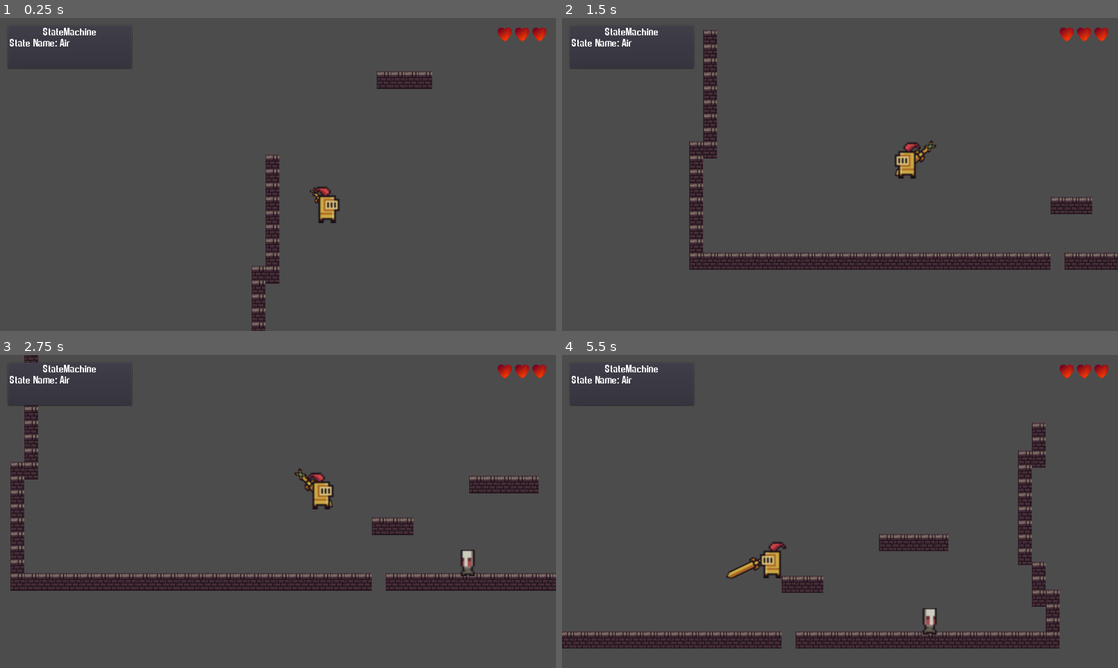
Above: before the commit, frames 1-4 (two rows, left to right).
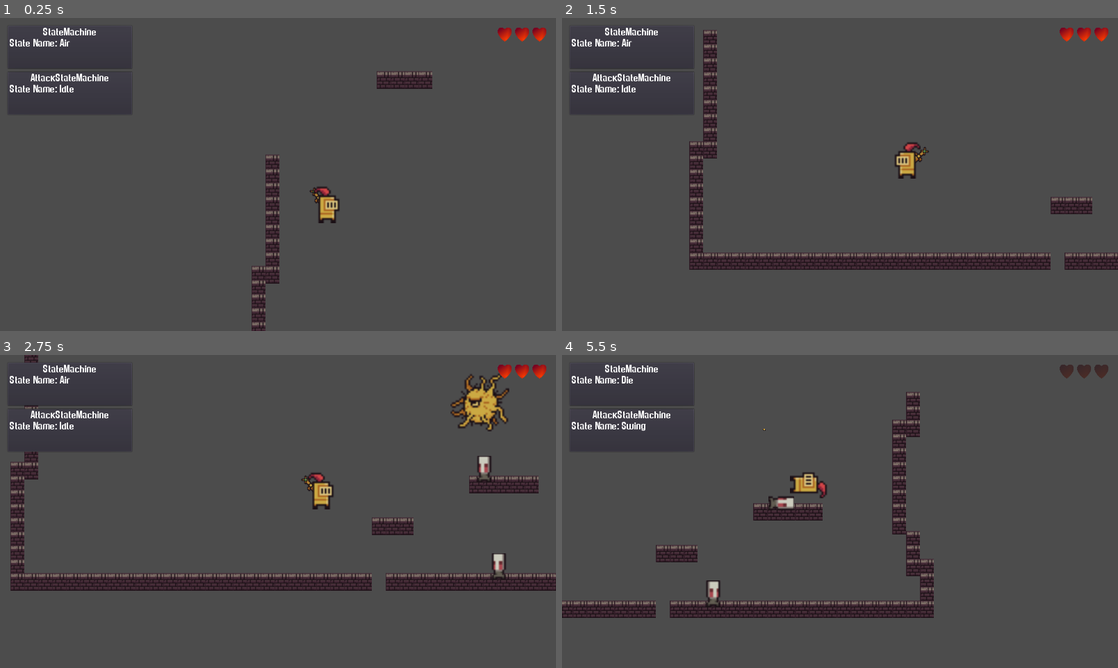
Above: after the commit, the same moments.

Repository: gregpennefather/jingle-game-jam-entry-2019
Game: Godot game, scene res://Scenes/DungeonScene.tscn
Same seed, same stepped clock (60 frames per second), same inputs: the game is played once before the commit and once after it.
Inputs (mouse positions are in pixels of both pictures, inside the frame that each line leads up to):
- Up to frame 1 (0.25 s): no input
- Up to frame 2 (1.5 s): move the mouse to (962, 158) at 0.52 s; press the mouse at (962, 158) at 0.53 s; hold D (move_right) 0.53-1.28 s; tap W (jump) at 0.77, 0.8, 1.07, 1.35 s; move the mouse to (728, 190) at 1.27 s; release the mouse at (728, 190) at 1.28 s; hold Left (move_left) from 1.28 s (still down)
- Up to frame 3 (2.75 s): tap W (jump) at 1.52, 1.82, 2.3 s; click (166, 527) at 1.55 s; move the mouse to (333, 442) at 2.02 s; release Left (move_left) at 2.03 s; press the mouse at (333, 442) at 2.03 s; hold D (move_right) from 2.03 s (still down)
- Up to frame 4 (5.5 s): move the mouse to (812, 574) at 2.77 s; release the mouse at (812, 574) at 2.78 s; click (812, 574) at 2.85 s; tap W (jump) at 3.02, 3.32, 4.52, 4.82, 5.3 s; move the mouse to (1006, 558) at 3.52 s; release D (move_right) at 3.53 s; hold W (jump) 3.53-4.28 s; hold Left (move_left) from 3.53 s (still down); move the mouse to (673, 464) at 4.27 s; click (673, 464) at 4.35 s; move the mouse to (867, 511) at 5.02 s; press the mouse at (867, 511) at 5.03 s

The runs differ from the first frame. In frame 1, 0.3% of the frame differs, in the area x 1-20%, y 17-24%; in frame 2, 0.4%; in frame 3, 2.2%; in frame 4, 15%, in the area x 0-99%, y 3-94%.

Commit message:
Turret enemy

Diff:
--- a/Game/AutoLoad/Events.gd
+++ b/Game/AutoLoad/Events.gd
@@ -6,3 +6,4 @@
 signal enemy_hit(enemy)
 signal player_hit(player)
 signal player_died()
+signal player_attack_ended()
--- a/Game/Enemies/Enemy.gd
+++ b/Game/Enemies/Enemy.gd
@@ -2,39 +2,38 @@
 class_name Enemy
 const FLOOR_NORMAL := Vector2.UP
 
-export (float) var SPEED = 5000
+var velocity := Vector2()
+var gravity := 5000
 
 var alive: bool = true
-var velocity = Vector2(-SPEED, 10)
-var gravity := 100
 
 onready var animation_player := get_node("AnimationPlayer")
+onready var despawn_timer := get_node("DespawnTimer")
 
 func _ready() -> void:
 	set_physics_process(false)
 	Events.connect("enemy_hit", self, "_on_hit_by_player")
 
-func _physics_process(delta):
-	print('enemy active')
-	if alive:
-		if is_on_wall() or not $FloorAheadRay.is_colliding():
-			change_facing()
-		velocity.y = move_and_slide(velocity * delta, FLOOR_NORMAL).y
-
 func change_facing() -> void:
 	velocity.x *= -1
 	scale.x *= -1
 
+func face_direction(direction: Vector2) -> void:
+	if sign(direction.x) == -1:
+		scale.x = abs(scale.x)
+	else:
+		scale.x = abs(scale.x) * -1
+
+
 static func _on_hit_by_player(enemy) -> void:
 	enemy.alive = false
 	enemy.animation_player.play("die")
-
-func _on_AnimationPlayer_animation_finished(anim_name: String) -> void:
-	if anim_name == "die":
-		call_deferred("queue_free")
-
+	enemy.despawn_timer.start()
 
 func _on_CollisionArea_body_entered(body):
-	if body.has_method('_on_Player_hit'):
+	if body.has_method('_on_Player_hit') and alive:
 		print('collision')
 		Events.emit_signal("player_hit", body)
+
+func _on_DespawnTimer_timeout():
+	call_deferred("queue_free")
--- /dev/null
+++ b/Game/Enemies/Enemy.tscn
@@ -0,0 +1,27 @@
+[gd_scene load_steps=3 format=2]
+
+[ext_resource path="res://Enemies/Enemy.gd" type="Script" id=1]
+
+[sub_resource type="RectangleShape2D" id=1]
+extents = Vector2( 9.80629, 11.8122 )
+
+[node name="Enemy" type="KinematicBody2D"]
+collision_layer = 4
+collision_mask = 2
+script = ExtResource( 1 )
+
+[node name="VisibilityEnabler2D" type="VisibilityEnabler2D" parent="."]
+process_parent = true
+physics_process_parent = true
+
+[node name="CollisionArea" type="Area2D" parent="."]
+collision_layer = 0
+
+[node name="CollisionShape2D" type="CollisionShape2D" parent="CollisionArea"]
+shape = SubResource( 1 )
+
+[node name="DespawnTimer" type="Timer" parent="."]
+wait_time = 2.0
+one_shot = true
+[connection signal="body_entered" from="CollisionArea" to="." method="_on_CollisionArea_body_entered"]
+[connection signal="timeout" from="DespawnTimer" to="." method="_on_DespawnTimer_timeout"]
--- /dev/null
+++ b/Game/Enemies/PatrollingEnemy/PatrollingEnemy.gd
@@ -0,0 +1,14 @@
+extends Enemy
+export (float) var SPEED = 5000
+
+
+func _ready():
+	._ready()
+	velocity = Vector2(-SPEED, 100)
+
+func _physics_process(delta):
+	if alive:
+		velocity.y += gravity
+		if is_on_wall() or not $FloorAheadRay.is_colliding():
+			change_facing()
+		velocity.y = move_and_slide(velocity * delta, FLOOR_NORMAL).y
--- a/Game/Enemies/BaseEnemy.tscn
+++ b/Game/Enemies/PatrollingEnemy/PatrollingEnemy.tscn
@@ -1,10 +1,11 @@
-[gd_scene load_steps=7 format=2]
+[gd_scene load_steps=8 format=2]
 
-[ext_resource path="res://Enemies/Enemy.gd" type="Script" id=1]
-[ext_resource path="res://Assets/0x72_16x16DungeonTileset.v4.png" type="Texture" id=2]
+[ext_resource path="res://Enemies/Enemy.tscn" type="PackedScene" id=1]
+[ext_resource path="res://Enemies/PatrollingEnemy/PatrollingEnemy.gd" type="Script" id=2]
+[ext_resource path="res://Assets/0x72_16x16DungeonTileset.v4.png" type="Texture" id=3]
 
 [sub_resource type="RectangleShape2D" id=1]
-extents = Vector2( 8.55774, 15.1197 )
+extents = Vector2( 9.80629, 11.8122 )
 
 [sub_resource type="Animation" id=2]
 resource_name = "die"
@@ -51,39 +52,25 @@
 [sub_resource type="Animation" id=4]
 resource_name = "run"
 
-[node name="BaseEnemy" type="KinematicBody2D"]
-collision_layer = 4
-collision_mask = 2
-script = ExtResource( 1 )
+[node name="PatrollingEnemy" instance=ExtResource( 1 )]
+script = ExtResource( 2 )
+SPEED = 3500.0
 
-[node name="CollisionShape2D" type="CollisionShape2D" parent="."]
+[node name="CollisionShape2D" type="CollisionShape2D" parent="." index="0"]
 shape = SubResource( 1 )
 
-[node name="Sprite" type="Sprite" parent="."]
+[node name="Sprite" type="Sprite" parent="." index="3"]
 scale = Vector2( 2, 2 )
-texture = ExtResource( 2 )
+texture = ExtResource( 3 )
 region_enabled = true
 region_rect = Rect2( 32, 144.5, 16, 15 )
 
-[node name="AnimationPlayer" type="AnimationPlayer" parent="."]
+[node name="AnimationPlayer" type="AnimationPlayer" parent="." index="4"]
 anims/die = SubResource( 2 )
 anims/idle = SubResource( 3 )
 anims/run = SubResource( 4 )
 
-[node name="CollisionArea" type="Area2D" parent="."]
-collision_layer = 0
-
-[node name="CollisionShape2D" type="CollisionShape2D" parent="CollisionArea"]
-shape = SubResource( 1 )
-
-[node name="VisibilityEnabler2D" type="VisibilityEnabler2D" parent="."]
-position = Vector2( 0.299782, 4.94637 )
-process_parent = true
-physics_process_parent = true
-
-[node name="FloorAheadRay" type="RayCast2D" parent="."]
+[node name="FloorAheadRay" type="RayCast2D" parent="." index="5"]
 position = Vector2( -10.3424, -0.749451 )
 enabled = true
 collision_mask = 2
-[connection signal="animation_finished" from="AnimationPlayer" to="." method="_on_AnimationPlayer_animation_finished"]
-[connection signal="body_entered" from="CollisionArea" to="." method="_on_CollisionArea_body_entered"]
--- /dev/null
+++ b/Game/Enemies/Turret/TurretEnemy.gd
@@ -0,0 +1,43 @@
+extends Enemy
+
+onready var aim_direction := $AimDirection
+onready var aim_ray := $AimDirection/AimRay
+
+export (PackedScene) var projectile_scene
+
+var target : Player
+var telegraphing_attack := false
+
+func _physics_process(delta):
+	if alive and target != null:
+		var target_direction = global_position.direction_to(target.global_position)
+		face_direction(target_direction)
+		if $AttackRechargeTimer.is_stopped() and not telegraphing_attack:
+			telegaph_attack()
+
+func telegaph_attack():
+	telegraphing_attack = true
+	animation_player.play("attack")
+
+func attack_target() -> void:
+	print('attacking')
+	var projectile = projectile_scene.instance()
+	projectile.global_position = $FirePosition.global_position
+	get_tree().root.add_child(projectile)
+	projectile.start(target)
+	$AttackRechargeTimer.start()
+
+func _on_AggroArea_body_entered(body):
+	if body is Player:
+		target = body
+
+func _on_AggroArea_body_exited(body):
+	if body is Player:
+		target = body
+
+
+func _on_AnimationPlayer_animation_finished(anim_name):
+	if anim_name == "attack":
+		telegraphing_attack = false
+		attack_target()
+		print('attack anim finished')
--- /dev/null
+++ b/Game/Enemies/Turret/TurretEnemy.tscn
@@ -0,0 +1,109 @@
+[gd_scene load_steps=11 format=2]
+
+[ext_resource path="res://Enemies/Enemy.tscn" type="PackedScene" id=1]
+[ext_resource path="res://Assets/0x72_16x16DungeonTileset.v4.png" type="Texture" id=2]
+[ext_resource path="res://Enemies/Turret/TurretEnemy.gd" type="Script" id=3]
+[ext_resource path="res://Enemies/Turret/TurretProjectile.tscn" type="PackedScene" id=4]
+
+[sub_resource type="CircleShape2D" id=1]
+radius = 11.5
+
+[sub_resource type="CircleShape2D" id=2]
+radius = 18.9769
+
+[sub_resource type="CircleShape2D" id=3]
+radius = 200.0
+
+[sub_resource type="Animation" id=5]
+resource_name = "attack"
+length = 0.5
+step = 0.05
+tracks/0/type = "value"
+tracks/0/path = NodePath("Sprite:rotation_degrees")
+tracks/0/interp = 1
+tracks/0/loop_wrap = true
+tracks/0/imported = false
+tracks/0/enabled = true
+tracks/0/keys = {
+"times": PoolRealArray( 0, 0.25, 0.5 ),
+"transitions": PoolRealArray( 1, 1, 1 ),
+"update": 0,
+"values": [ 359.0, 180.0, 0.0 ]
+}
+
+[sub_resource type="Animation" id=6]
+resource_name = "die"
+tracks/0/type = "value"
+tracks/0/path = NodePath("Sprite:scale")
+tracks/0/interp = 1
+tracks/0/loop_wrap = true
+tracks/0/imported = false
+tracks/0/enabled = true
+tracks/0/keys = {
+"times": PoolRealArray( 0, 1 ),
+"transitions": PoolRealArray( 1, 1 ),
+"update": 0,
+"values": [ Vector2( 2, 2 ), Vector2( 0.1, 0.1 ) ]
+}
+
+[sub_resource type="Animation" id=4]
+resource_name = "idle"
+length = 3.0
+loop = true
+tracks/0/type = "value"
+tracks/0/path = NodePath("Sprite:scale")
+tracks/0/interp = 2
+tracks/0/loop_wrap = true
+tracks/0/imported = false
+tracks/0/enabled = true
+tracks/0/keys = {
+"times": PoolRealArray( 0, 1.5, 3 ),
+"transitions": PoolRealArray( 1, 1, 1 ),
+"update": 0,
+"values": [ Vector2( 2, 2 ), Vector2( 2.2, 2.2 ), Vector2( 2, 2 ) ]
+}
+
+[node name="TurretEnemy" index="0" instance=ExtResource( 1 )]
+script = ExtResource( 3 )
+projectile_scene = ExtResource( 4 )
+
+[node name="CollisionShape2D" parent="CollisionArea" index="0"]
+position = Vector2( 0.142395, 1.28156 )
+shape = SubResource( 1 )
+
+[node name="DespawnTimer" parent="." index="2"]
+wait_time = 1.0
+
+[node name="Sprite" type="Sprite" parent="." index="3"]
+rotation = 6.26573
+scale = Vector2( 2, 2 )
+texture = ExtResource( 2 )
+region_enabled = true
+region_rect = Rect2( 160, 176, 32, 32 )
+
+[node name="CollisionShape2D" type="CollisionShape2D" parent="." index="4"]
+position = Vector2( 1.59128, 4.14844 )
+shape = SubResource( 2 )
+
+[node name="AggroArea" type="Area2D" parent="." index="5"]
+visible = false
+collision_layer = 0
+
+[node name="CollisionShape2D" type="CollisionShape2D" parent="AggroArea" index="0"]
+shape = SubResource( 3 )
+
+[node name="FirePosition" type="Position2D" parent="." index="6"]
+position = Vector2( -16.6591, 0 )
+
+[node name="AttackRechargeTimer" type="Timer" parent="." index="7"]
+wait_time = 5.0
+one_shot = true
+
+[node name="AnimationPlayer" type="AnimationPlayer" parent="." index="8"]
+autoplay = "idle"
+anims/attack = SubResource( 5 )
+anims/die = SubResource( 6 )
+anims/idle = SubResource( 4 )
+[connection signal="body_entered" from="AggroArea" to="." method="_on_AggroArea_body_entered"]
+[connection signal="body_exited" from="AggroArea" to="." method="_on_AggroArea_body_exited"]
+[connection signal="animation_finished" from="AnimationPlayer" to="." method="_on_AnimationPlayer_animation_finished"]
--- /dev/null
+++ b/Game/Enemies/Turret/TurretProjectile.gd
@@ -0,0 +1,40 @@
+extends Area2D
+
+export var speed = 450
+export var steer_force = 50.0
+
+var velocity = Vector2.ZERO
+var acceleration = Vector2.ZERO
+var target = null
+
+func start(_target):
+	target = _target
+	velocity = (target.position - position).normalized() * speed
+
+func seek():
+	var steer = Vector2.ZERO
+	if target:
+		var desired = (target.position - position).normalized() * speed
+		steer = (desired - velocity).normalized() * steer_force
+	return steer
+
+func _physics_process(delta):
+	acceleration += seek()
+	velocity += acceleration * delta
+	velocity = velocity.clamped(speed)
+	face_direction(velocity)
+	position += velocity * delta
+
+func face_direction(direction: Vector2) -> void:
+	if sign(direction.x) == -1:
+		scale.x = abs(scale.x)
+	else:
+		scale.x = abs(scale.x) * -1
+
+func _on_TurretProjectile_body_entered(body):
+	if body is Player:
+		Events.emit_signal("player_hit", body)
+	queue_free()
+
+func _on_DeathTimer_timeout():
+	queue_free()
--- /dev/null
+++ b/Game/Enemies/Turret/TurretProjectile.tscn
@@ -0,0 +1,32 @@
+[gd_scene load_steps=4 format=2]
+
+[ext_resource path="res://Assets/0x72_16x16DungeonTileset.v4.png" type="Texture" id=1]
+[ext_resource path="res://Enemies/Turret/TurretProjectile.gd" type="Script" id=2]
+
+[sub_resource type="CircleShape2D" id=1]
+radius = 6.5329
+
+[node name="TurretProjectile" type="Area2D"]
+collision_layer = 0
+collision_mask = 3
+script = ExtResource( 2 )
+speed = 200
+steer_force = 5.0
+
+[node name="Sprite" type="Sprite" parent="."]
+position = Vector2( 0.184021, 0 )
+scale = Vector2( 1.5, 1.5 )
+texture = ExtResource( 1 )
+region_enabled = true
+region_rect = Rect2( 32, 209, 16, 15 )
+
+[node name="CollisionShape2D" type="CollisionShape2D" parent="."]
+position = Vector2( -0.552078, 4.60064 )
+shape = SubResource( 1 )
+
+[node name="DeathTimer" type="Timer" parent="."]
+wait_time = 3.0
+one_shot = true
+autostart = true
+[connection signal="body_entered" from="." to="." method="_on_TurretProjectile_body_entered"]
+[connection signal="timeout" from="DeathTimer" to="." method="_on_DeathTimer_timeout"]
--- a/Game/Player/Attack.gd
+++ b/Game/Player/Attack.gd
@@ -16,5 +16,4 @@
 		return "Item Reference Path should not be empty."
 
 func unhandled_input(event: InputEvent) -> void:
-	if can_attack and event.is_action_pressed("attack"):
-		Events.emit_signal("player_attacked", owner)
+	pass
--- a/Game/Player/Body/Body.gd
+++ b/Game/Player/Body/Body.gd
@@ -41,19 +41,23 @@
 			$Sword/AnimationPlayer.play("run")
 
 func play_die():
-	print('die animation')
 	$Frame/AnimationPlayer.play("die")
 
 func play_hit_animation():
-	print('hit animation')
 	$Frame/AnimationPlayer.play("hit")
 
 func play_attack_animation():
 	if HasSword:
 		$Sword/AnimationPlayer.play("swing")
 
-func _on_Sword_AnimationPlayer_animation_finished(anim_name: String) -> void:
+func _on_Sword_AnimationPlayer_animation_finished(anim_name) -> void:
+	if anim_name == "swing":
+		Events.emit_signal("player_attack_ended")
 	$Sword/AnimationPlayer.play("idle")
 
 func _on_SwingArea_body_entered(body):
 	Events.emit_signal("enemy_hit", body)
+
+func _on_AnimationPlayer_animation_changed(old_name, new_name):
+	if old_name == "swing":
+		Events.emit_signal("player_attack_ended")
--- a/Game/Player/Body/Body.tscn
+++ b/Game/Player/Body/Body.tscn
@@ -93,6 +93,18 @@
 "transitions": PoolRealArray( 1, 1, 1 ),
 "update": 0,
 "values": [ -216.916, -230.0, -216.916 ]
+}
+tracks/2/type = "value"
+tracks/2/path = NodePath("SwordSprite:scale")
+tracks/2/interp = 1
+tracks/2/loop_wrap = true
+tracks/2/imported = false
+tracks/2/enabled = true
+tracks/2/keys = {
+"times": PoolRealArray( 0, 0.3 ),
+"transitions": PoolRealArray( 1, 1 ),
+"update": 0,
+"values": [ Vector2( 1.25, 1.25 ), Vector2( 1.25, 1.25 ) ]
 }
 
 [sub_resource type="Animation" id=6]
@@ -337,5 +349,6 @@
 anims/hit = SubResource( 7 )
 anims/idle = SubResource( 3 )
 anims/run = SubResource( 4 )
+[connection signal="animation_changed" from="Sword/AnimationPlayer" to="." method="_on_AnimationPlayer_animation_changed"]
 [connection signal="animation_finished" from="Sword/AnimationPlayer" to="." method="_on_Sword_AnimationPlayer_animation_finished"]
 [connection signal="body_entered" from="Sword/SwingArea" to="." method="_on_SwingArea_body_entered"]
--- a/Game/Player/Idle.gd
+++ b/Game/Player/Idle.gd
@@ -3,7 +3,9 @@
 onready var attack := get_parent()
 
 func unhandled_input(event: InputEvent) -> void:
-	attack.unhandled_input(event)
+	if attack.can_attack and event.is_action_pressed("attack"):
+		Events.emit_signal("player_attacked", owner)
+		_state_machine.transition_to("Attack/Swing")
 
 func physics_process(delta: float) -> void:
 	return
--- a/Game/Player/Player.gd
+++ b/Game/Player/Player.gd
@@ -6,6 +6,7 @@
 onready var body := $Body
 onready var health := $Health
 onready var camera_rig := $CameraRig
+onready var attack_state_machine := $AttackStateMachine
 
 const FLOOR_NORMAL := Vector2.UP
 
@@ -24,7 +25,8 @@
 	return $FloorDetectorLeft.is_colliding() or $FloorDetectorCenter.is_colliding() or $FloorDetectorRight.is_colliding()
 
 static func _on_Player_moved(player: Player, direction: Vector2) -> void:
-	player.body.Facing = sign(direction.x)
+	if player.attack_state_machine.state.name == "Idle":
+		player.body.Facing = sign(direction.x)
 	player.body.play_run_animation()
 
 static func _on_Player_attacked(player: Player) -> void:
--- a/Game/Player/Swing.gd
+++ b/Game/Player/Swing.gd
@@ -1 +1,8 @@
 extends State
+
+func _ready() -> void:
+	Events.connect("player_attack_ended", self, "_on_player_attack_ended")
+
+func _on_player_attack_ended() -> void:
+	if _state_machine.state == self:
+		_state_machine.transition_to("Attack/Idle")
--- a/Game/Scenes/DungeonScene.tscn
+++ b/Game/Scenes/DungeonScene.tscn
@@ -1,10 +1,11 @@
-[gd_scene load_steps=6 format=2]
+[gd_scene load_steps=7 format=2]
 
 [ext_resource path="res://Tileset/DungeonTileset.tres" type="TileSet" id=1]
 [ext_resource path="res://Player/Player.tscn" type="PackedScene" id=2]
 [ext_resource path="res://UI/Debug/DebugPanel.tscn" type="PackedScene" id=3]
-[ext_resource path="res://Enemies/BaseEnemy.tscn" type="PackedScene" id=4]
+[ext_resource path="res://Enemies/PatrollingEnemy/PatrollingEnemy.tscn" type="PackedScene" id=4]
 [ext_resource path="res://UI/Health/HeartContainer.tscn" type="PackedScene" id=5]
+[ext_resource path="res://Enemies/Turret/TurretEnemy.tscn" type="PackedScene" id=6]
 
 [node name="DungeonScene" type="Node2D"]
 
@@ -21,7 +22,7 @@
 
 [node name="VBoxContainer" type="VBoxContainer" parent="UI/DebugDock"]
 margin_right = 290.0
-margin_bottom = 102.0
+margin_bottom = 208.0
 
 [node name="DebugPanel2" parent="UI/DebugDock/VBoxContainer" instance=ExtResource( 3 )]
 anchor_right = 0.0
@@ -29,6 +30,15 @@
 margin_right = 290.0
 margin_bottom = 102.0
 reference_path = NodePath("../../../../Player/StateMachine")
+properties = PoolStringArray( "_state_name" )
+
+[node name="DebugPanel3" parent="UI/DebugDock/VBoxContainer" instance=ExtResource( 3 )]
+anchor_right = 0.0
+anchor_bottom = 0.0
+margin_top = 106.0
+margin_right = 290.0
+margin_bottom = 208.0
+reference_path = NodePath("../../../../Player/AttackStateMachine")
 properties = PoolStringArray( "_state_name" )
 
 [node name="HeartContainer" parent="UI" instance=ExtResource( 5 )]
@@ -54,12 +64,21 @@
 [node name="JumpDuration" parent="Player/StateMachine/Move/Air" index="0"]
 wait_time = 0.3
 
+[node name="AttackStateMachine" parent="Player" index="7"]
+initial_state = NodePath("Attack/Idle")
+
 [node name="Health" parent="Player" index="9"]
 heart_container_reference_path = NodePath("../../UI/HeartContainer")
 
 [node name="Enemies" type="Node" parent="."]
 
-[node name="BaseEnemy" parent="Enemies" instance=ExtResource( 4 )]
-position = Vector2( 584.335, 384.325 )
+[node name="PatrollingEnemy" parent="Enemies" instance=ExtResource( 4 )]
+position = Vector2( 598.122, 380.311 )
+
+[node name="PatrollingEnemy2" parent="Enemies" instance=ExtResource( 4 )]
+position = Vector2( 581.371, 267.376 )
+
+[node name="TurretEnemy" parent="Enemies" instance=ExtResource( 6 )]
+position = Vector2( 524.697, 199.023 )
 
 [editable path="Player"]
